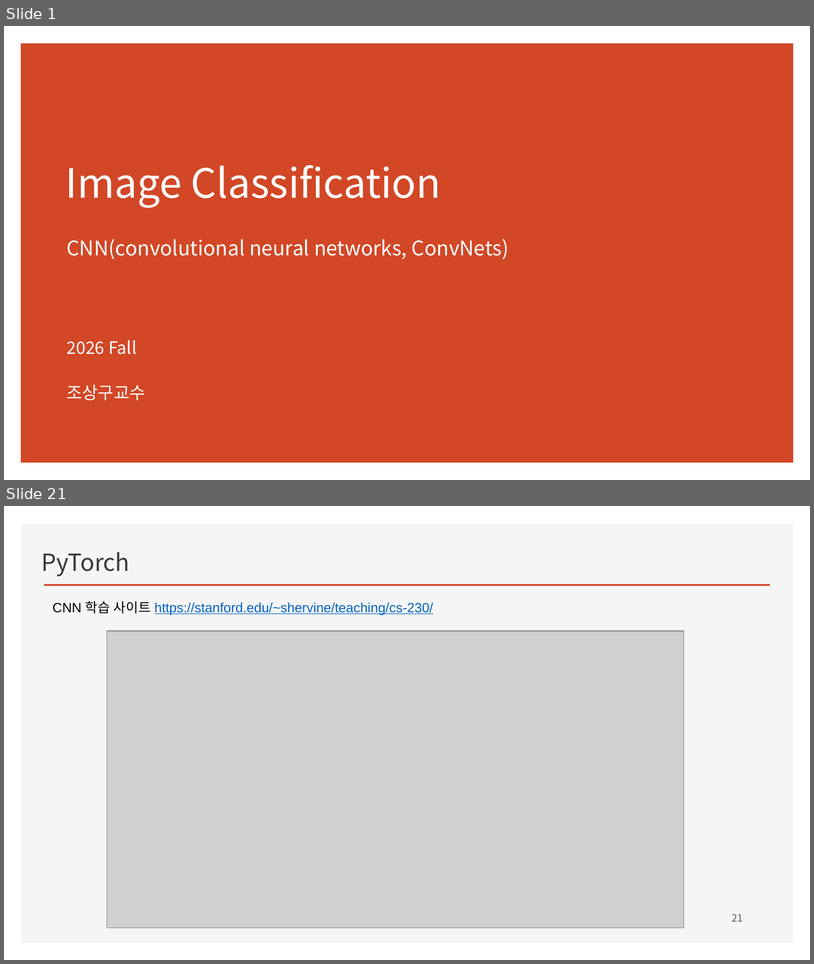
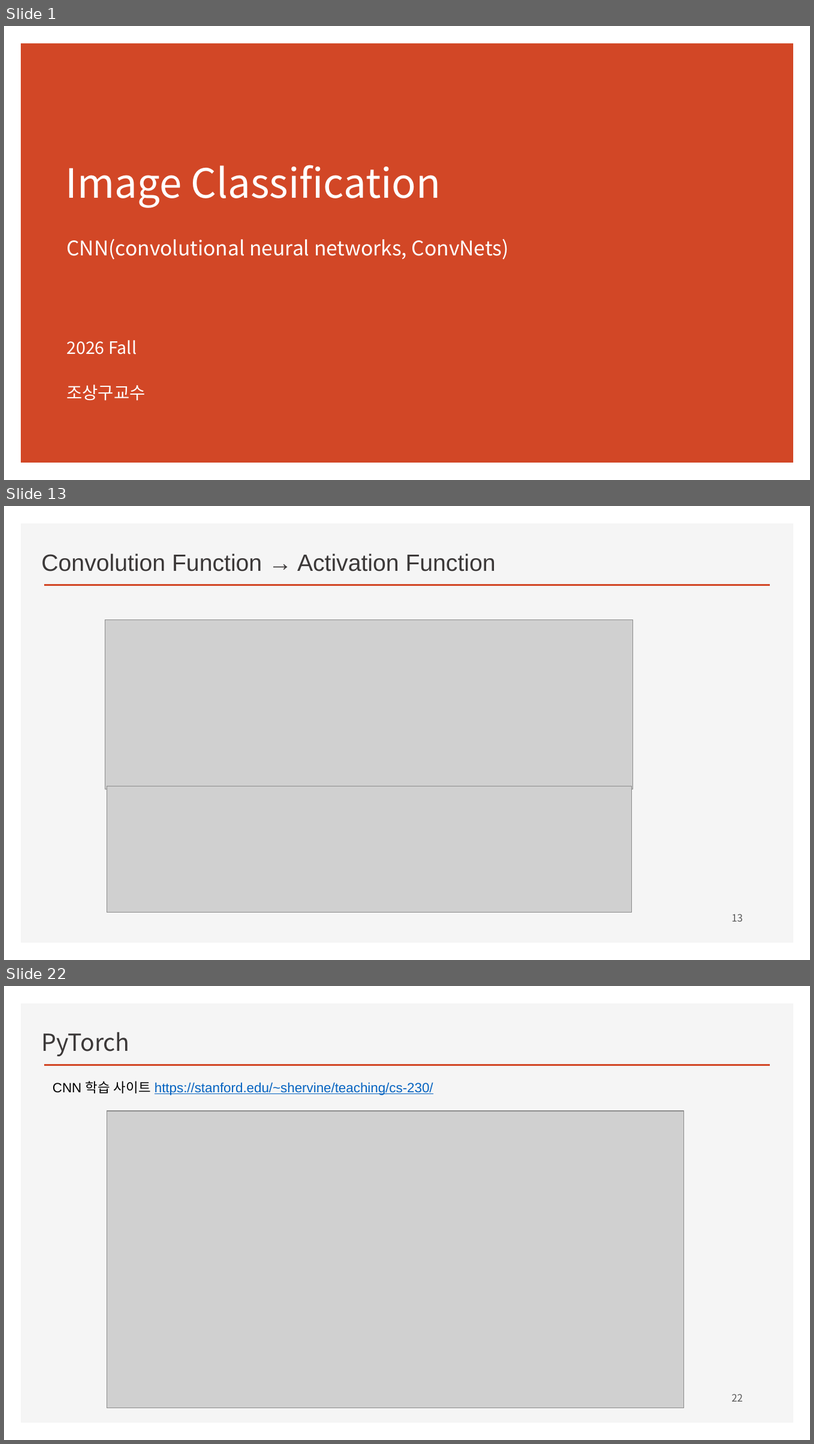
Before and after one commit to ancestor9/2026_Fall_Deep-Learning-with-Python, a slide deck: CNN/CNN.pptx. Shown one above the other, each under a label of ours: slides 1 and 21 before the commit, slides 1, 13 and 22 after it; the slides between them are not shown. The pictures are 814x964 and 814x1444 pixels, drawn with LibreOffice and Linux fonts; fonts in the diff are those of the drawing; grey boxes stand for pictures; background and template pictures are left out. Boxes give left, top, right and bottom in pixels: in the first picture for what was removed or moved away, otherwise in the second. Text is boxed around its words. In the diff, an @@ line names an element or a change of style, - is before the commit and + after.

```diff
--- a/CNN/CNN.pptx
+++ b/CNN/CNN.pptx
@@ slide 13 added at bbox=[4, 506, 810, 960], background #FFFFFF; not listed: 2 template elements that a slide beside it also shows @@
@@ text added at bbox=[41, 553, 496, 571], 28 pt, text #3B3838 @@
+Convolution Function → Activation Function
@@ picture added at bbox=[105, 620, 634, 789] @@
@@ picture added at bbox=[107, 786, 632, 912] @@
@@ page number added at bbox=[732, 913, 743, 921], 12 pt, text #595959 @@
+13
@@ what was slide 21 is now slide 22 @@
@@ page number at bbox=[732, 1393, 743, 1401]: text changed @@
-21
+22
```
Also in this commit, not shown: 12 slides changed, 10 other slides added, 7 slides removed.
